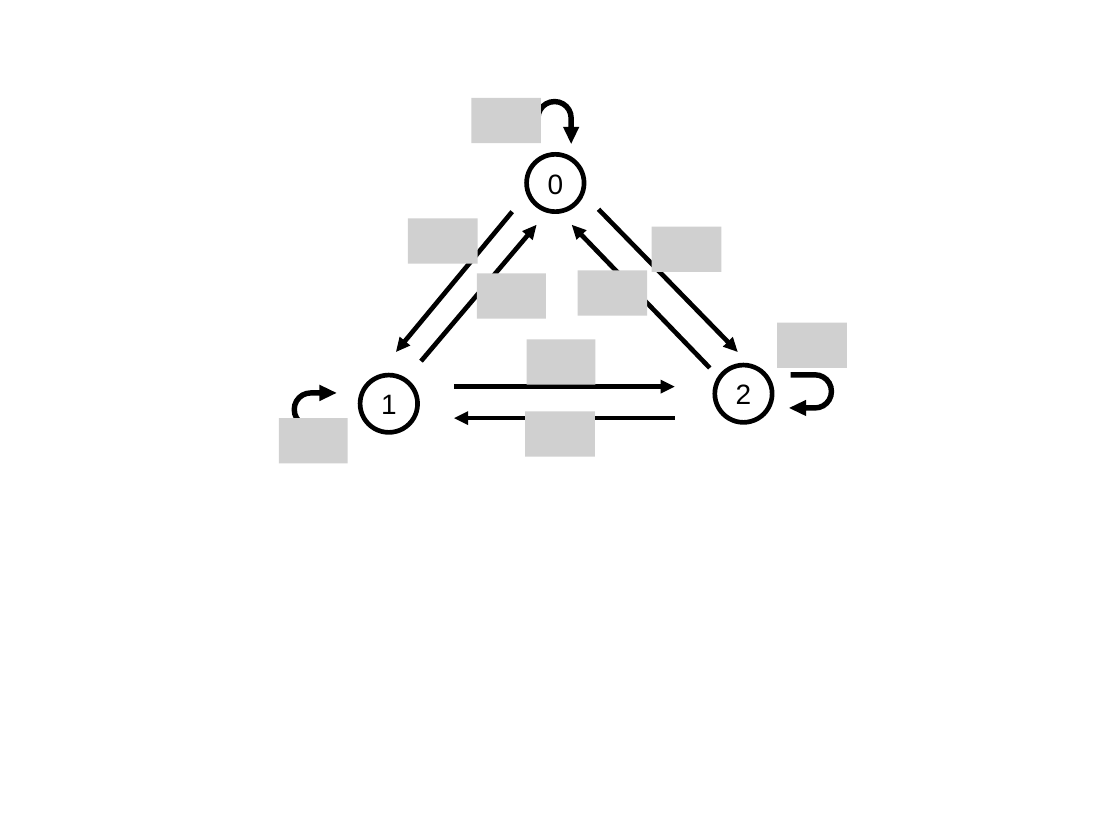
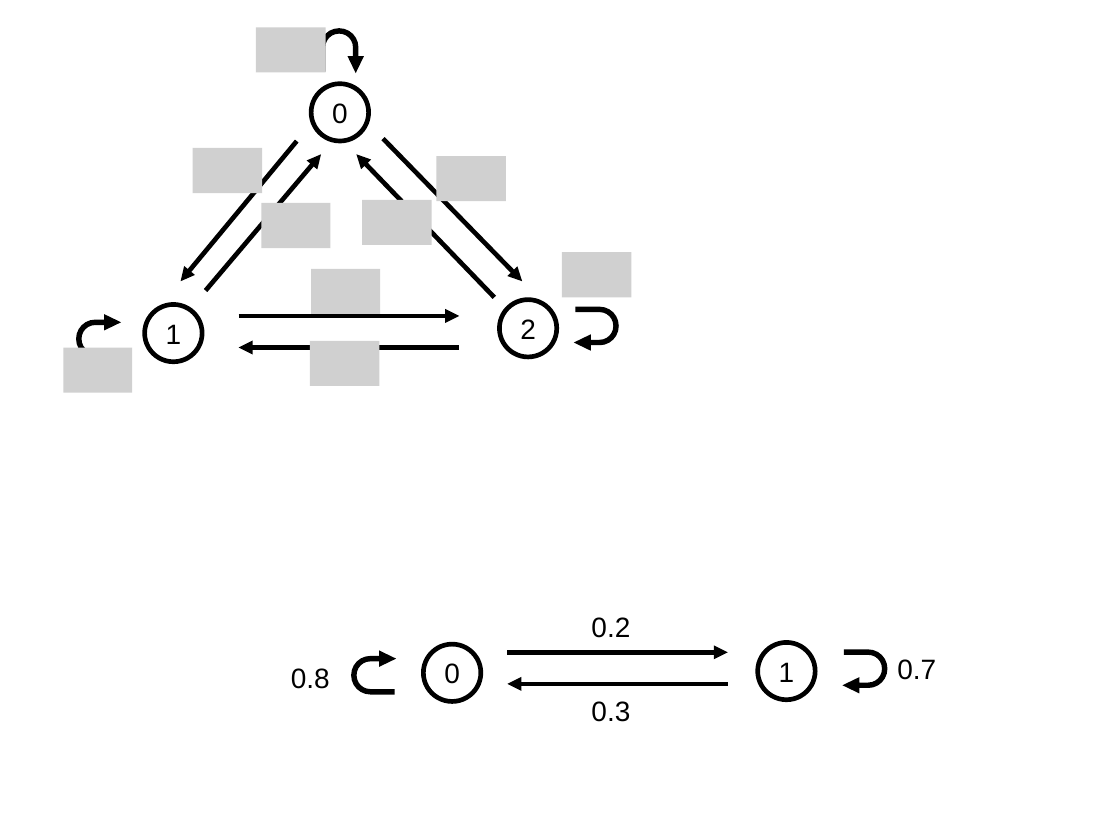
Before and after one commit to tnarizuka/modeling_simulation, a slide deck: slide 1 of figure/figure.pptx. Drawn at 1120x840 pixels with LibreOffice and Linux fonts; fonts in the diff are those of the drawing; grey boxes stand for pictures. Boxes give left, top, right and bottom in pixels: in the first picture for what was removed or moved away, otherwise in the second. Text is boxed around its words. In the diff, an @@ line names an element or a change of style, - is before the commit and + after.

```diff
--- a/figure/figure.pptx
+++ b/figure/figure.pptx
@@ picture added at (256,27,326,72) @@
@@ picture removed at (472,97,541,142) @@
@@ 6 arrows, 2 ellipses, 2 uturn arrows: place and size @@
-6 arrows, 2 ellipses, 2 uturn arrows at (292,100,738,432)
+6 arrows, 2 ellipses, 2 uturn arrows at (77,29,522,362)
@@ picture added at (193,148,262,193) @@
@@ picture added at (437,156,506,200) @@
@@ picture added at (261,203,330,248) @@
@@ picture added at (362,199,431,244) @@
@@ picture removed at (408,218,477,263) @@
@@ picture removed at (652,226,721,271) @@
@@ picture added at (311,269,381,314) @@
@@ picture added at (562,252,632,297) @@
@@ picture removed at (477,273,547,318) @@
@@ picture removed at (578,270,647,315) @@
@@ ellipse "2": place and size @@
-ellipse "2" at (715,365,772,422)
+ellipse "2" at (500,300,557,357)
@@ uturn arrow: place and size @@
-uturn arrow at (792,373,833,414)
+uturn arrow at (577,308,618,349)
@@ picture removed at (777,323,847,367) @@
@@ picture added at (64,347,133,392) @@
@@ picture added at (310,340,380,385) @@
@@ picture removed at (526,339,596,384) @@
@@ picture removed at (279,418,348,463) @@
@@ picture removed at (525,411,595,456) @@
@@ text added at (591,617,630,638), 18 pt, text #000000 @@
+0.2
@@ uturn arrow added at (353,652,394,693), fill #000000, outline #000000 1.5 pt @@
@@ ellipse added at (423,644,480,701), outline #000000 3 pt, 18 pt, text #000000 @@
+0
@@ arrow added from (507, 652) to (728, 652), #000000 3 pt @@
@@ ellipse added at (758,643,815,700), outline #000000 3 pt, 18 pt, text #000000 @@
+1
@@ uturn arrow added at (846,651,887,692), fill #000000, outline #000000 1.5 pt @@
@@ text added at (897,659,936,680), 18 pt, text #000000 @@
+0.7
@@ text added at (291,668,330,689), 18 pt, text #000000 @@
+0.8
@@ arrow added from (728, 684) to (507, 684), #000000 3 pt @@
@@ text added at (591,701,630,722), 18 pt, text #000000 @@
+0.3
```
Also in this commit, not shown: 17 other files.
